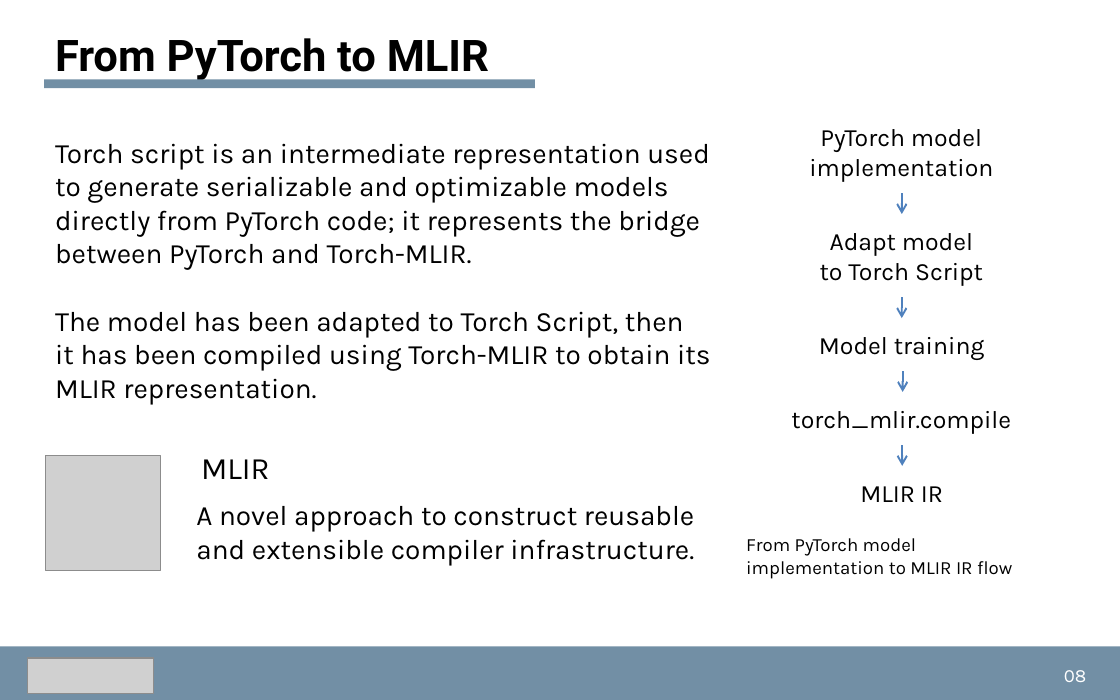
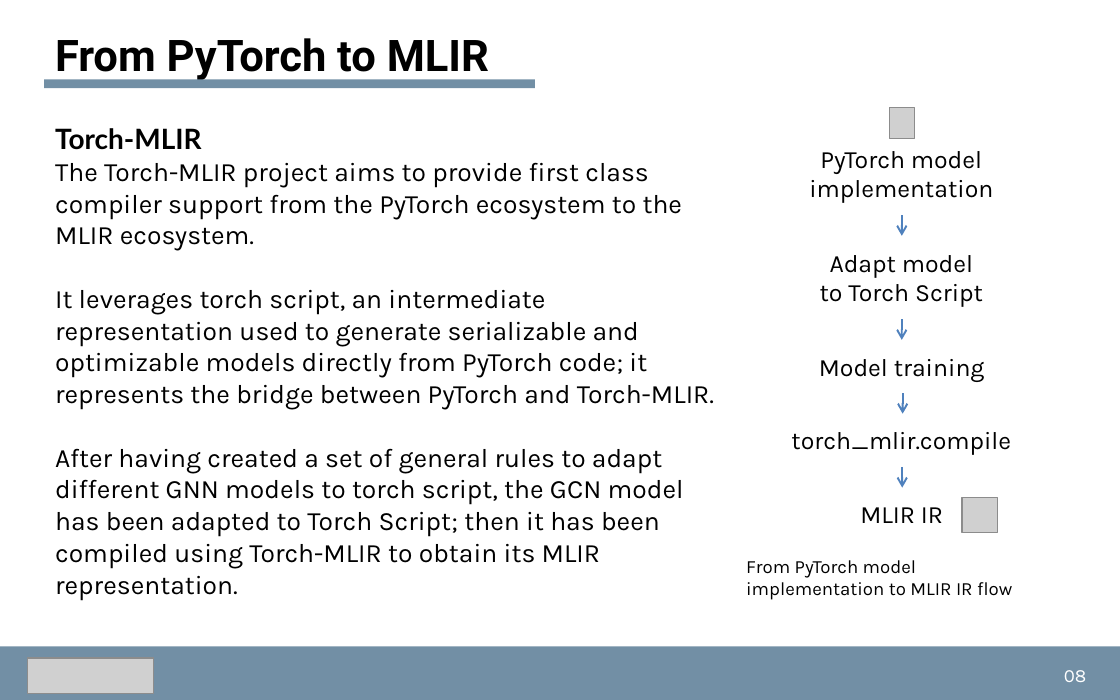
Before and after one commit to dmsgnn/master-thesis, a slide deck: slide 8 of docs/presentation/presentation.pptx. Drawn at 1120x700 pixels with LibreOffice and Linux fonts; fonts in the diff are those of the drawing; grey boxes stand for pictures. Boxes give left, top, right and bottom in pixels: in the first picture for what was removed or moved away, otherwise in the second. Text is boxed around its words. In the diff, an @@ line names an element or a change of style, - is before the commit and + after.

```diff
--- a/docs/presentation/presentation.pptx
+++ b/docs/presentation/presentation.pptx
@@ picture added at bbox=[889, 108, 915, 139] @@
@@ text at bbox=[55, 128, 714, 600]: text changed; size 18 to 17 pt @@
-Torch script is an intermediate representation used to generate serializable and optimizable models directly from PyTorch code; it represents the bridge between PyTorch and Torch-MLIR.
-The model has been adapted to Torch Script, then
-it has been compiled using Torch-MLIR to obtain its
-MLIR representation.
+Torch-MLIR
+The Torch-MLIR project aims to provide first class compiler support from the PyTorch ecosystem to the MLIR ecosystem.
+It leverages torch script, an intermediate representation used to generate serializable and optimizable models directly from PyTorch code; it represents the bridge between PyTorch and Torch-MLIR.
+After having created a set of general rules to adapt different GNN models to torch script, the GCN model has been adapted to Torch Script; then it has been compiled using Torch-MLIR to obtain its MLIR representation.
@@ text "PyTorch model": place and size @@
-text "PyTorch model" at bbox=[809, 129, 993, 181]
+text "PyTorch model" at bbox=[809, 151, 993, 203]
@@ 5 texts, 4 arrows: place and size @@
-5 texts, 4 arrows at bbox=[746, 194, 1012, 579]
+5 texts, 4 arrows at bbox=[746, 215, 1012, 600]
@@ text removed at bbox=[201, 459, 270, 479] @@
-MLIR
@@ text removed at bbox=[196, 506, 694, 565] @@
-A novel approach to construct reusable and extensible compiler infrastructure.
@@ picture: place and size @@
-picture at bbox=[46, 456, 160, 570]
+picture at bbox=[962, 497, 997, 532]
```
Also in this commit, not shown: 14 other slides changed, 1 other file.
